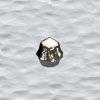
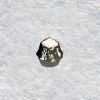
Before/after of a 100x100 layered artwork. What changed in the layer stack:
painted on "Pasted Layer" over [0,0,100,100]
